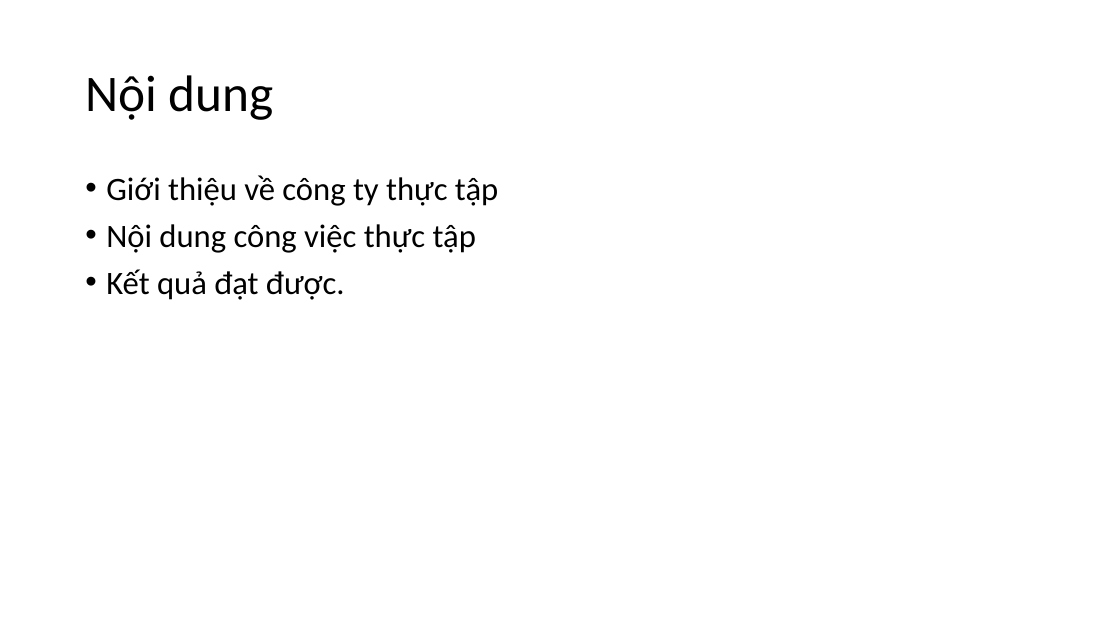
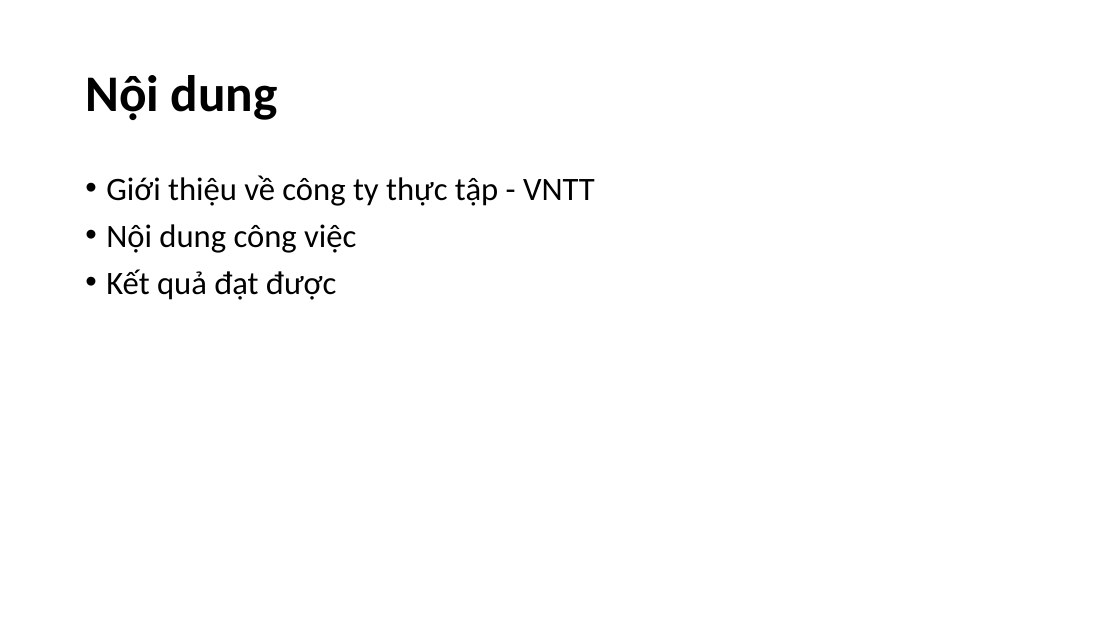
Before and after one commit to nguyenmanhphuc/DoAnA, a slide deck: slide 2 of BÁO CÁO THỰC TẬP.pptx. Drawn at 1120x630 pixels with LibreOffice and Linux fonts; fonts in the diff are those of the drawing. Boxes give left, top, right and bottom in pixels: in the first picture for what was removed or moved away, otherwise in the second. Text is boxed around its words. In the diff, an @@ line names an element or a change of style, - is before the commit and + after.

```diff
--- a/BÁO CÁO THỰC TẬP.pptx
+++ b/BÁO CÁO THỰC TẬP.pptx
@@ title "Nội dung" at (x1=85, y1=75, x2=278, y2=120): bold on @@
@@ text at (x1=106, y1=175, x2=595, y2=300): text changed @@
-• Giới thiệu về công ty thực tập
-• Nội dung công việc thực tập
-• Kết quả đạt được.
+• Giới thiệu về công ty thực tập - VNTT
+• Nội dung công việc
+• Kết quả đạt được
```
Also in this commit, not shown: 11 other slides changed, 1 slide added, 1 slide removed, 1 other file.
